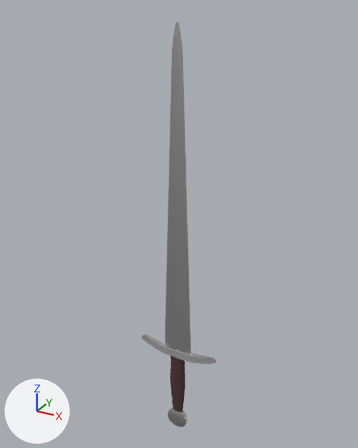
The Blender file DungeonGame/res/item/weapon/shortsword/shortsword.blend as it was, and as the next commit left it.
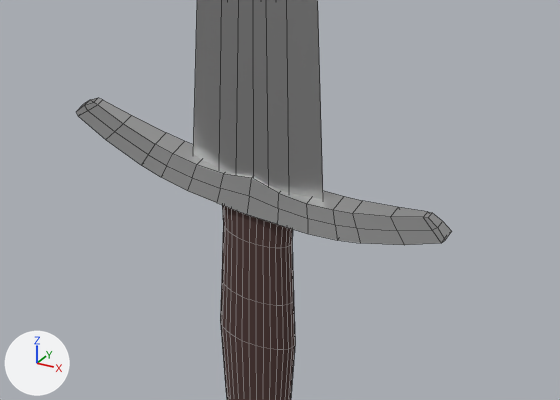
Old and new are each drawn whole from a 50 mm camera at (0.383, -0.691, 0.677) aimed at (-0.01, 0.023, 0.32) and again close up on the part from 35% to 67% of the width and 70% to 88% of the height. The axes (+X, +Y, +Z) are drawn at lower left. The lights are the same throughout. The close-ups show mesh edges as thin lines.
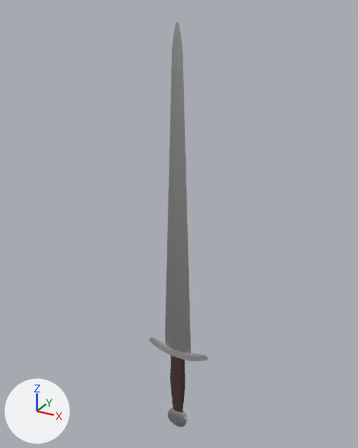
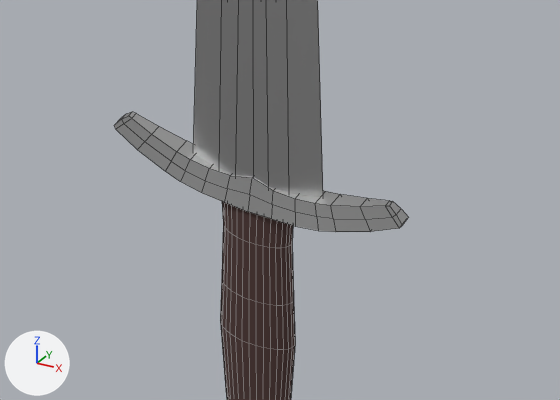
Pixel boxes (x1, y1, x2, y2) of what changed, in the close-ups (560 x 400 px; the box of a moved part takes in the faces that stretch with it):
'Cylinder', reshaped
    before: (76, 0, 452, 400)
    after: (114, 0, 408, 400)
part 1 of me_cylinder, moved or reshaped
    before: (76, 98, 452, 245)
    after: (114, 112, 408, 232)

What the commit changed:
me_cylinder has 502 vertices, 460 faces and spans x -0.083..0.083, y -0.009..0.009, z -0.131..0.657.
me_cylinder is used by ob_cylinder; location (0.0, 0.0, 0.0).
me_cylinder part 1: the loose piece of 90 vertices spanning x -0.083..0.083, y -0.009..0.009, z 0.05..0.073 is scaled about its middle by (0.781, 0.913, 0.913).
